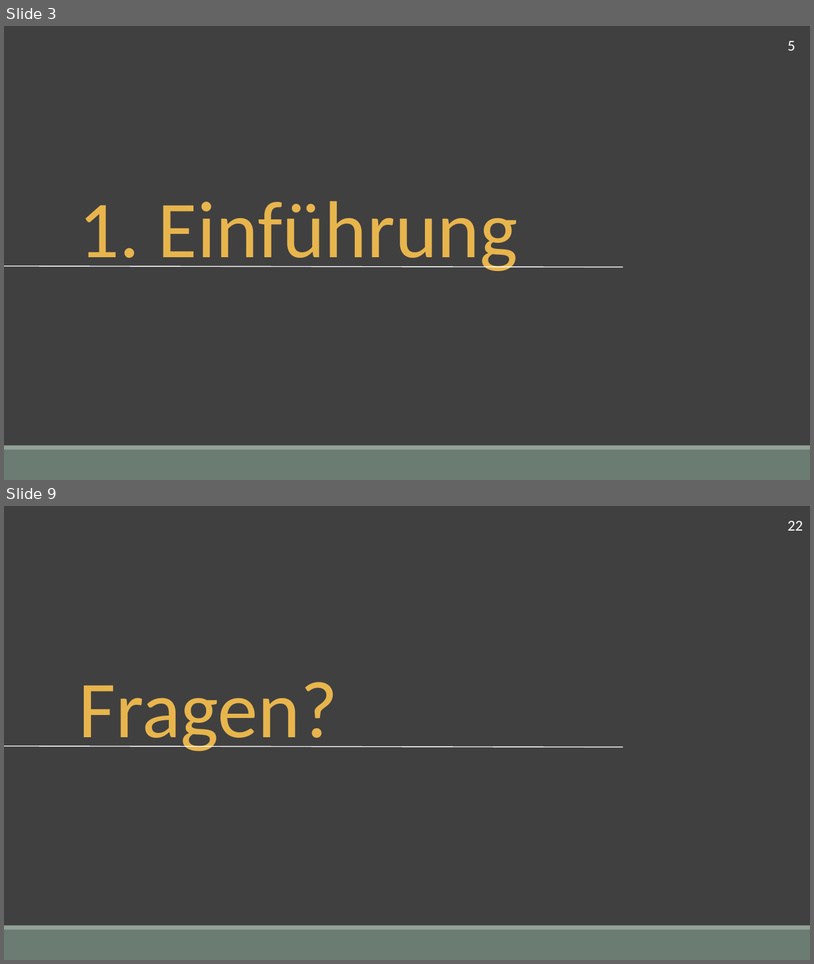
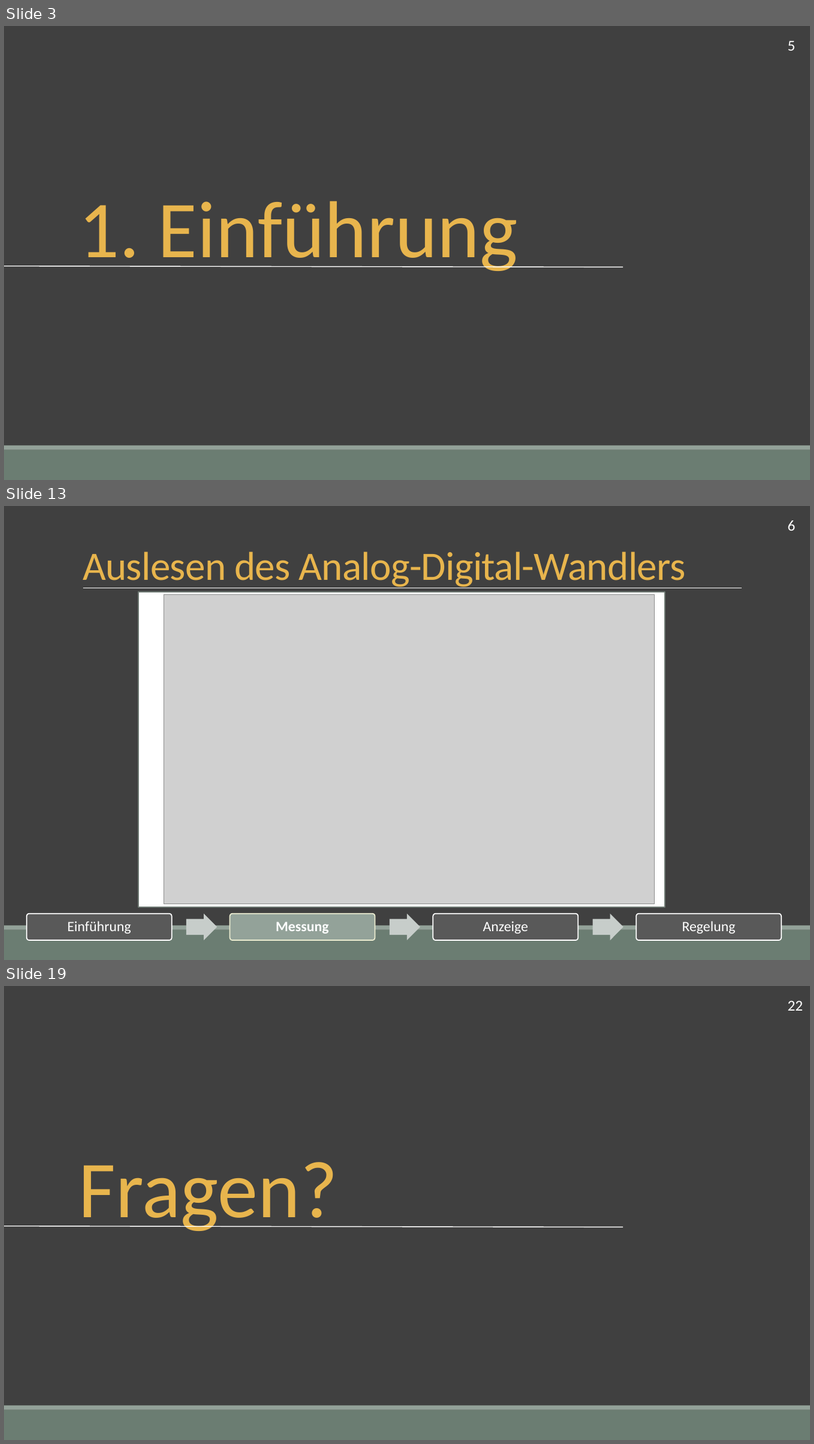
Before and after one commit to fluoxa/funWithFan, a slide deck: CS14FunWithLuefter/Vortrag/Thermoluefter.pptx. Shown one above the other, each under a label of ours: slides 3 and 9 before the commit, slides 3, 13 and 19 after it; the slides between them are not shown. The pictures are 814x964 and 814x1444 pixels, drawn with LibreOffice and Linux fonts; fonts in the diff are those of the drawing; grey boxes stand for pictures. Boxes give left, top, right and bottom in pixels: in the first picture for what was removed or moved away, otherwise in the second. Text is boxed around its words. In the diff, an @@ line names an element or a change of style, - is before the commit and + after.

```diff
--- a/CS14FunWithLuefter/Vortrag/Thermoluefter.pptx
+++ b/CS14FunWithLuefter/Vortrag/Thermoluefter.pptx
@@ slide 13 added at (4,506,810,960), background #404040; not listed: 2 template elements that a slide beside it also shows @@
@@ text added at (788,520,796,531), 18 pt, text #FFFFFF @@
+6
@@ title added at (83,552,686,588), 48 pt, text #E8B54D @@
+Auslesen des Analog-Digital-Wandlers
@@ line added from (83, 588) to (743, 588), #FFFFFF 0.5 pt @@
@@ rectangle added at (138,591,665,906), fill #FFFFFF, outline #6D7871 1.25 pt @@
@@ picture added at (164,595,655,903) @@
@@ group added at (26,913,782,940): 4 rounded rectangles, 4 texts, 3 right arrows @@
+Einführung
+Messung
+Anzeige
+Regelung
@@ what was slide 9 is now slide 19 @@
```
Also in this commit, not shown: 6 slides changed, 9 other slides added, 6 other files.
